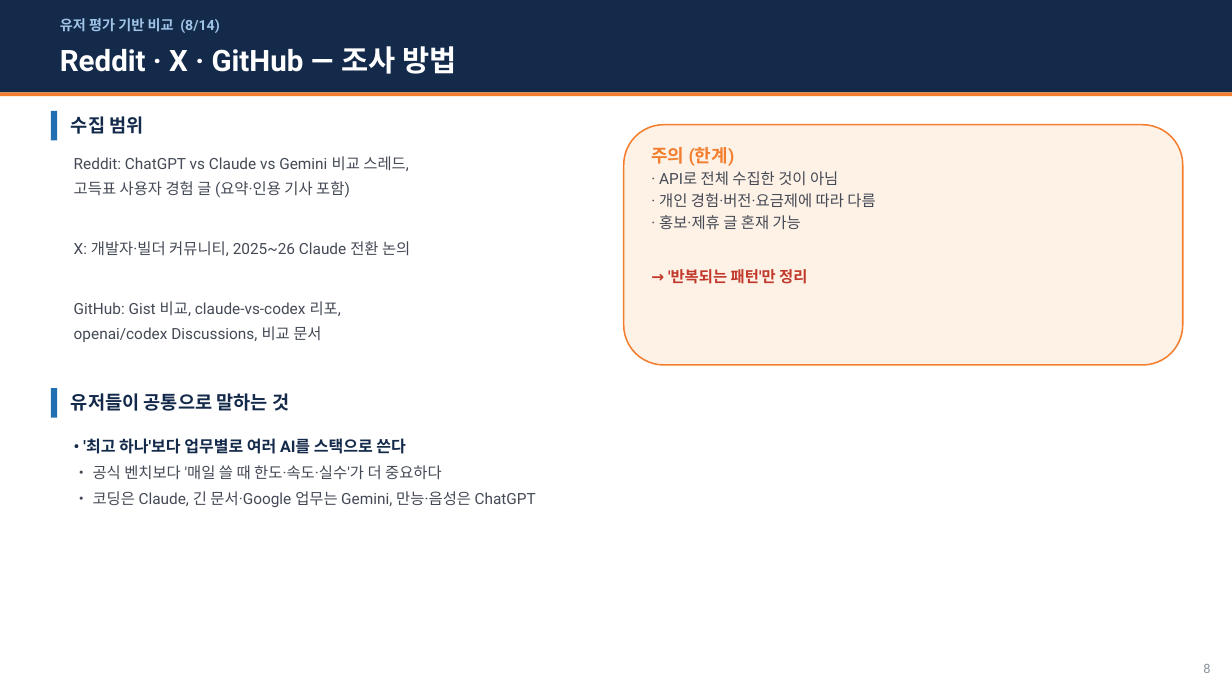
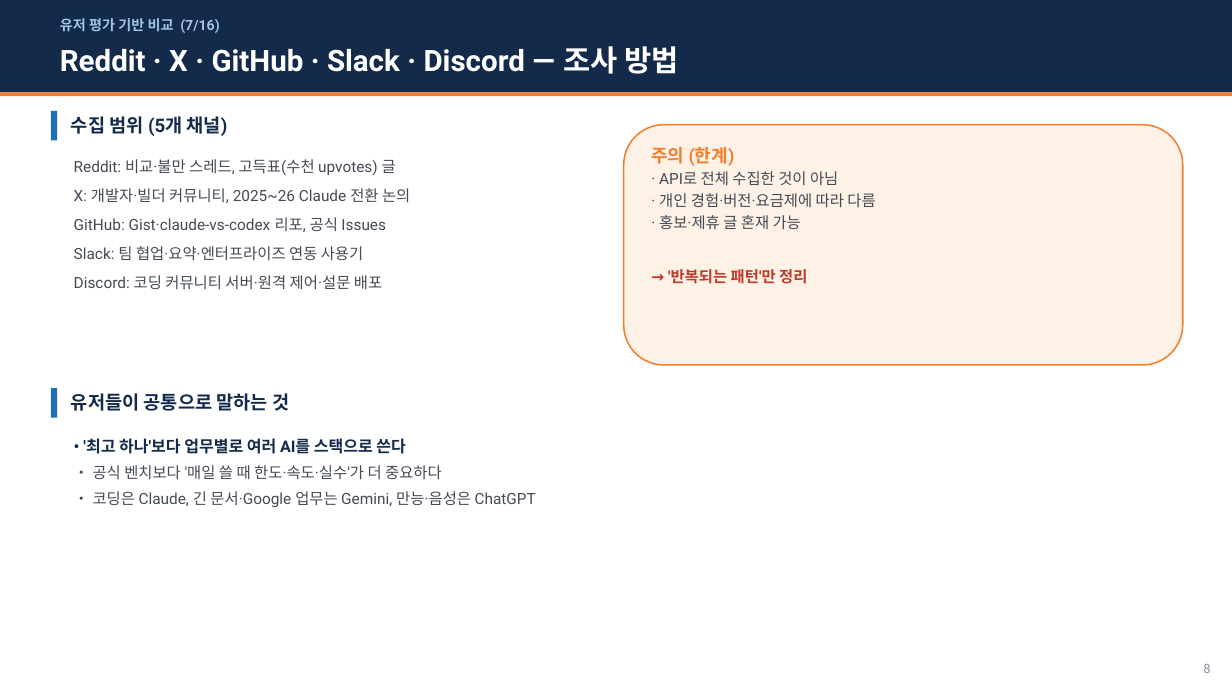
Before and after one commit to whaleonbush/poc, a slide deck: slide 8 of 외부AI_3종_비교조사.pptx. Drawn at 1232x693 pixels with LibreOffice and Linux fonts; fonts in the diff are those of the drawing. Boxes give left, top, right and bottom in pixels: in the first picture for what was removed or moved away, otherwise in the second. Text is boxed around its words. In the diff, an @@ line names an element or a change of style, - is before the commit and + after.

```diff
--- a/외부AI_3종_비교조사.pptx
+++ b/외부AI_3종_비교조사.pptx
@@ text at bbox=[60, 18, 220, 33]: text changed @@
-유저 평가 기반 비교 (8/14)
+유저 평가 기반 비교 (7/16)
@@ text at bbox=[60, 46, 678, 74]: text changed @@
-Reddit · X · GitHub — 조사 방법
+Reddit · X · GitHub · Slack · Discord — 조사 방법
@@ text at bbox=[71, 116, 228, 136]: text changed @@
-수집 범위
+수집 범위 (5개 채널)
@@ text at bbox=[74, 159, 396, 176]: text changed @@
-Reddit: ChatGPT vs Claude vs Gemini 비교 스레드,
-고득표 사용자 경험 글 (요약·인용 기사 포함)
+Reddit: 비교·불만 스레드, 고득표(수천 upvotes) 글
@@ text at bbox=[74, 188, 410, 203]: line spacing 1.08 to 1.28 @@
@@ text at bbox=[74, 217, 386, 290]: text changed @@
-GitHub: Gist 비교, claude-vs-codex 리포,
-openai/codex Discussions, 비교 문서
+GitHub: Gist·claude-vs-codex 리포, 공식 Issues
+Slack: 팀 협업·요약·엔터프라이즈 연동 사용기
+Discord: 코딩 커뮤니티 서버·원격 제어·설문 배포
```
Also in this commit, not shown: 12 other slides changed, 3 slides added, 2 other files.
